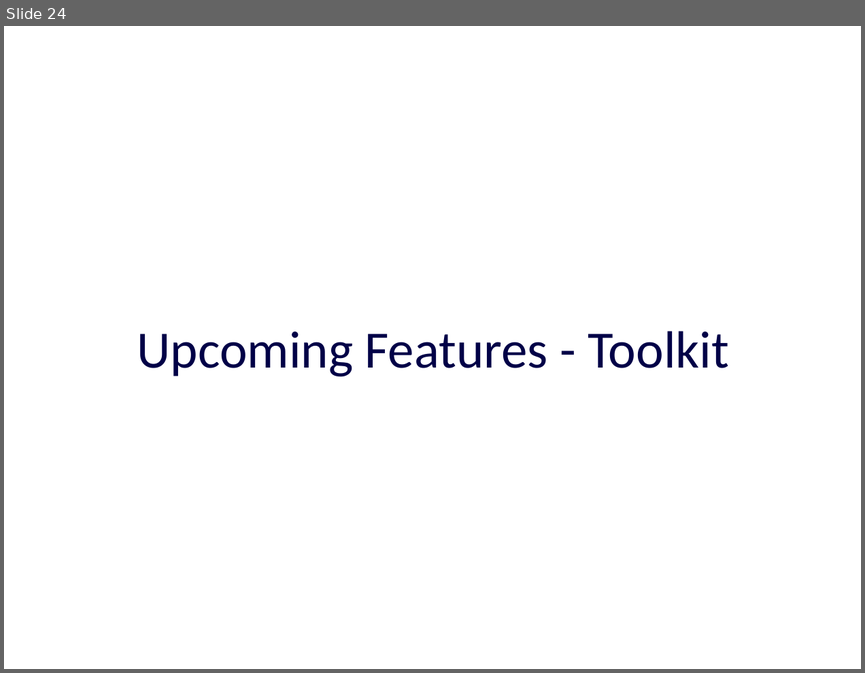
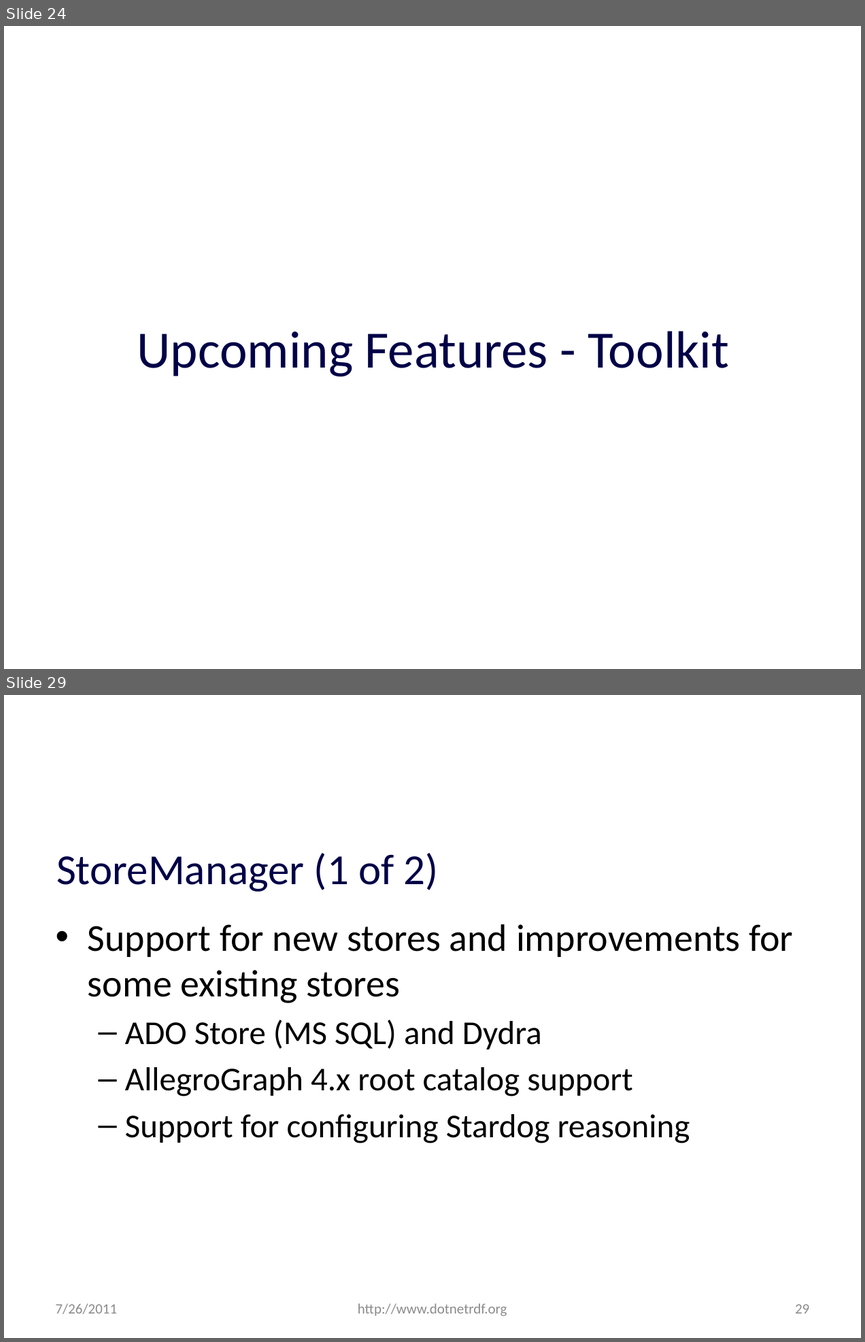
Before and after one commit to JohnGoldsmith/dotnetrdf-wiki, a slide deck: Slides/Roadmap.pptx. Shown one above the other, each under a label of ours: slide 24 before the commit, slides 24 and 29 after it; the slides between them are not shown. The pictures are 865x673 and 865x1342 pixels, drawn with LibreOffice and Linux fonts; fonts in the diff are those of the drawing; background and template pictures are left out. Boxes give left, top, right and bottom in pixels: in the first picture for what was removed or moved away, otherwise in the second. Text is boxed around its words. In the diff, an @@ line names an element or a change of style, - is before the commit and + after.

```diff
--- a/Slides/Roadmap.pptx
+++ b/Slides/Roadmap.pptx
@@ slide 29 added at box(4, 695, 861, 1338), background #FFFFFF @@
@@ title added at box(56, 853, 439, 892), 36 pt, text #010147 @@
+StoreManager (1 of 2)
@@ text added at box(88, 924, 793, 1143), 28 pt, text #000000 @@
+• Support for new stores and improvements for some existing stores
+  – ADO Store (MS SQL) and Dydra
+  – AllegroGraph 4.x root catalog support
+  – Support for configuring Stardog reasoning
@@ text added at box(56, 1303, 118, 1314), 12 pt, text #8C8C8C @@
+7/26/2011
@@ text added at box(358, 1303, 507, 1316), 12 pt, text #8C8C8C @@
+http://www.dotnetrdf.org
@@ page number added at box(795, 1304, 809, 1313), 12 pt, text #8C8C8C @@
+29
```
Also in this commit, not shown: 48 slides changed, 4 other slides added.
